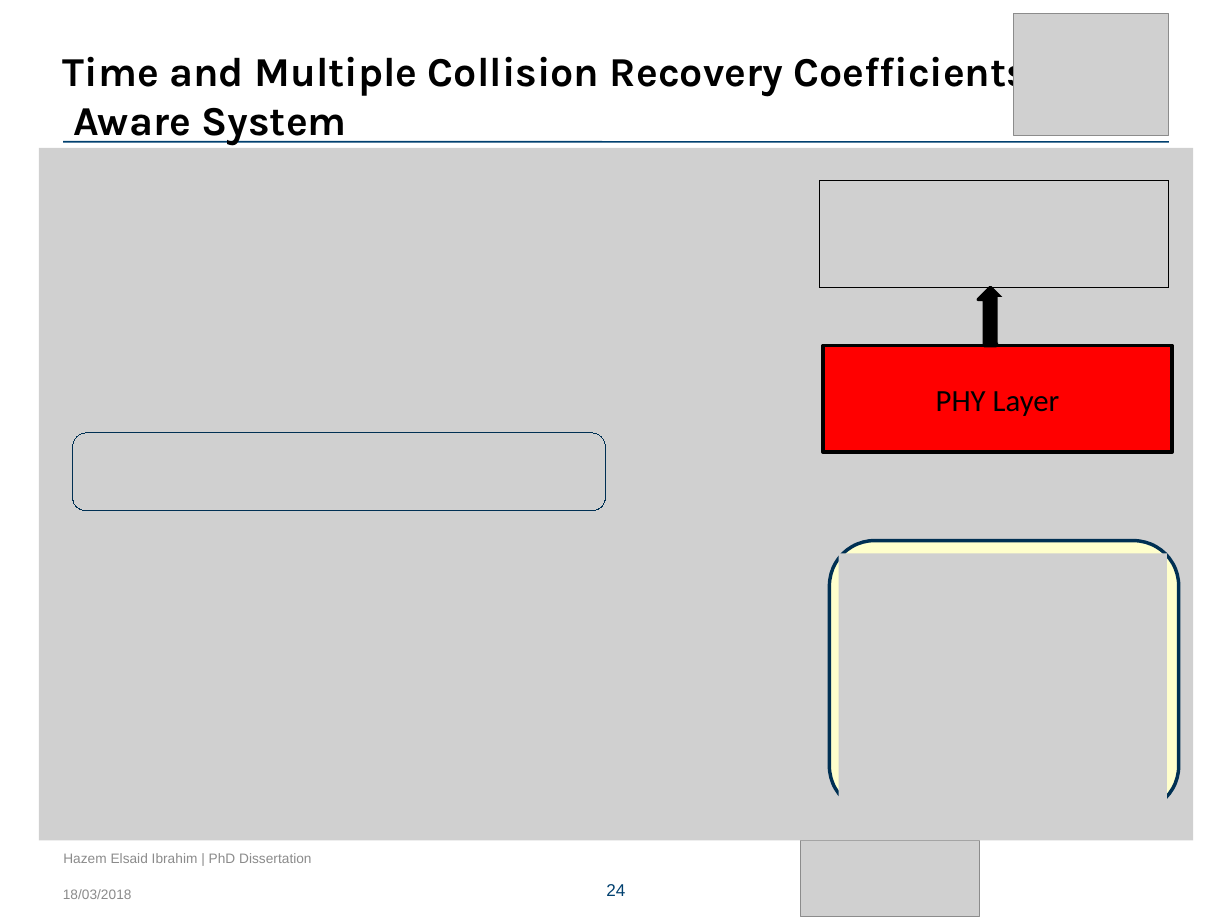
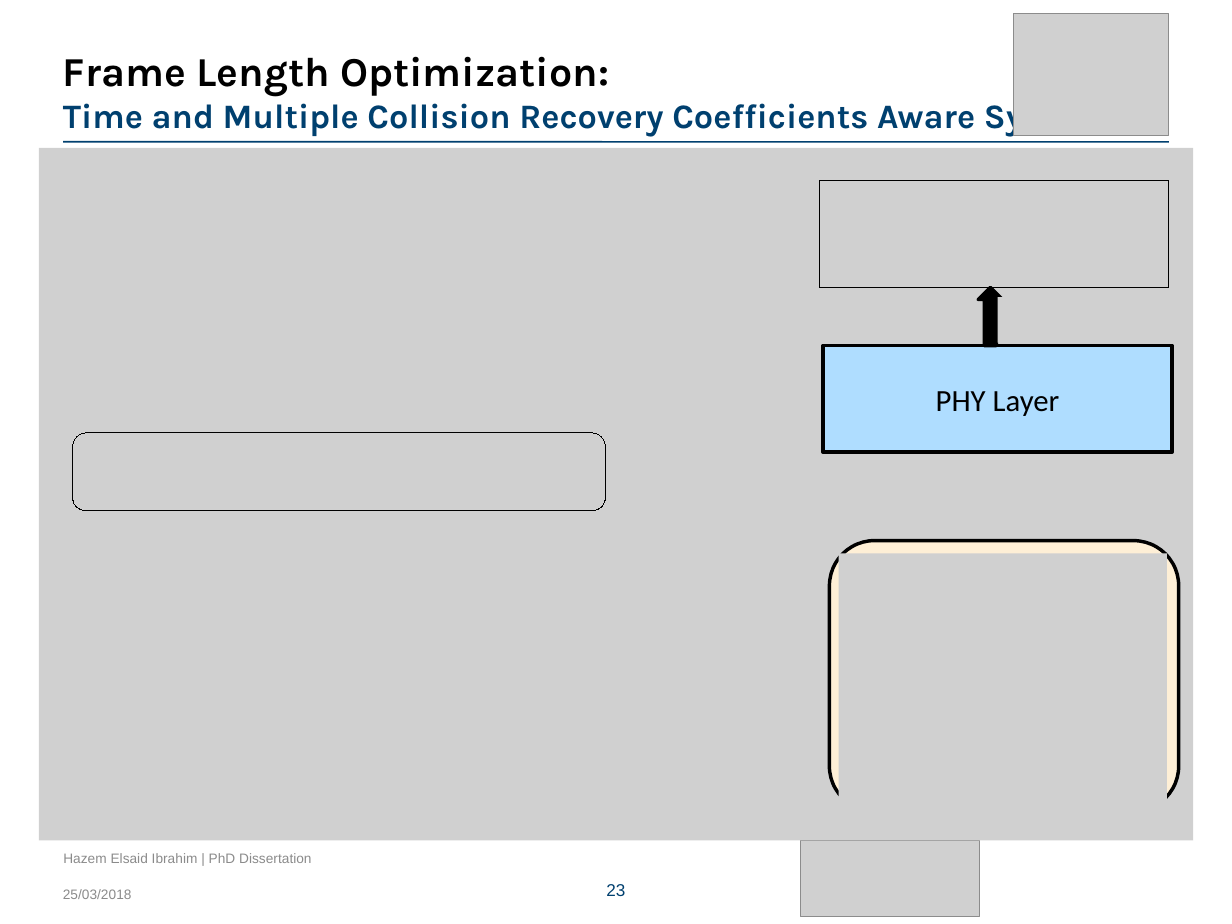
Before and after one commit to HazemAAhmed/Thesis, a slide deck: slide 23 of Final_presentation/Hazem_presentation.pptx (slide 24 before the commit). Drawn at 1232x924 pixels with LibreOffice and Linux fonts; fonts in the diff are those of the drawing; grey boxes stand for pictures; background and template pictures are left out. Boxes give left, top, right and bottom in pixels: in the first picture for what was removed or moved away, otherwise in the second. Text is boxed around its words. In the diff, an @@ line names an element or a change of style, - is before the commit and + after.

```diff
--- a/Final_presentation/Hazem_presentation.pptx
+++ b/Final_presentation/Hazem_presentation.pptx
@@ title at bbox=[63, 56, 1105, 137]: text changed; size 24 to 20 pt; text colour #000000 to #00406F @@
-  Time and Multiple Collision Recovery Coefficients
-  Aware System
+  Frame Length Optimization:
+  Time and Multiple Collision Recovery Coefficients Aware System
@@ rectangle "PHY Layer" at bbox=[823, 346, 1172, 453]: fill #FF0000 to #AFDDFF @@
@@ rounded rectangle at bbox=[829, 541, 1178, 812]: fill #FFFFCC to #FEEFD6; outline #003053 2 pt to #000000 2 pt @@
@@ text at bbox=[63, 889, 132, 899]: text changed @@
-18/03/2018
+25/03/2018
@@ page number at bbox=[606, 884, 625, 896]: text changed @@
-24
+23
```
Also in this commit, not shown: 33 other slides changed, 13 slides added, 6 other files.
